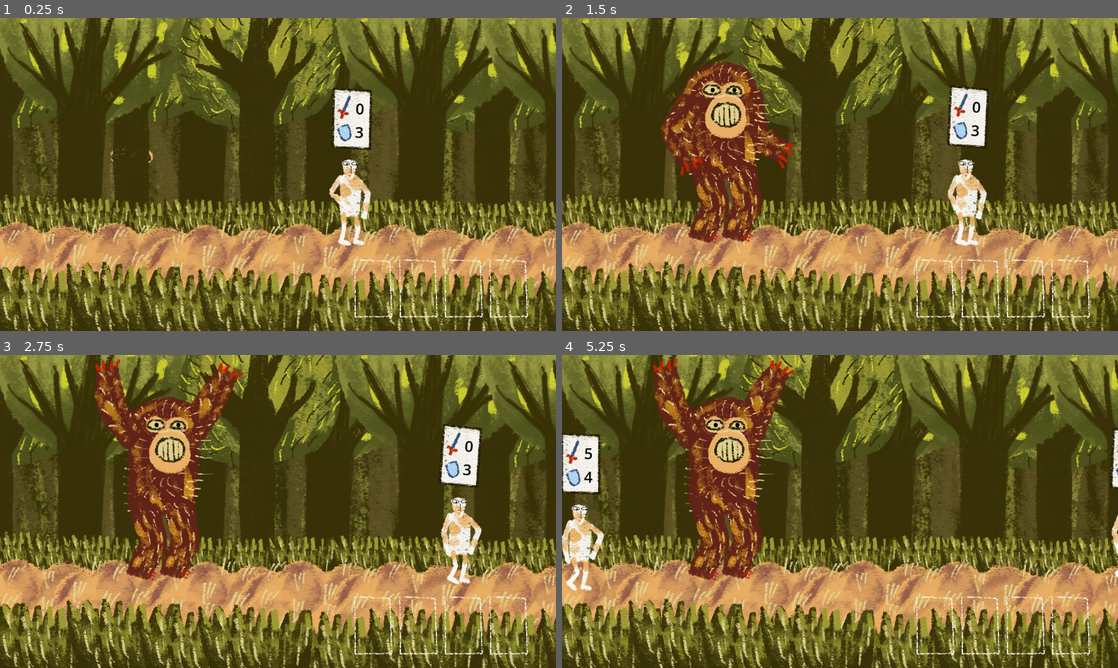
Above: before the commit, frames 1-4 (two rows, left to right).
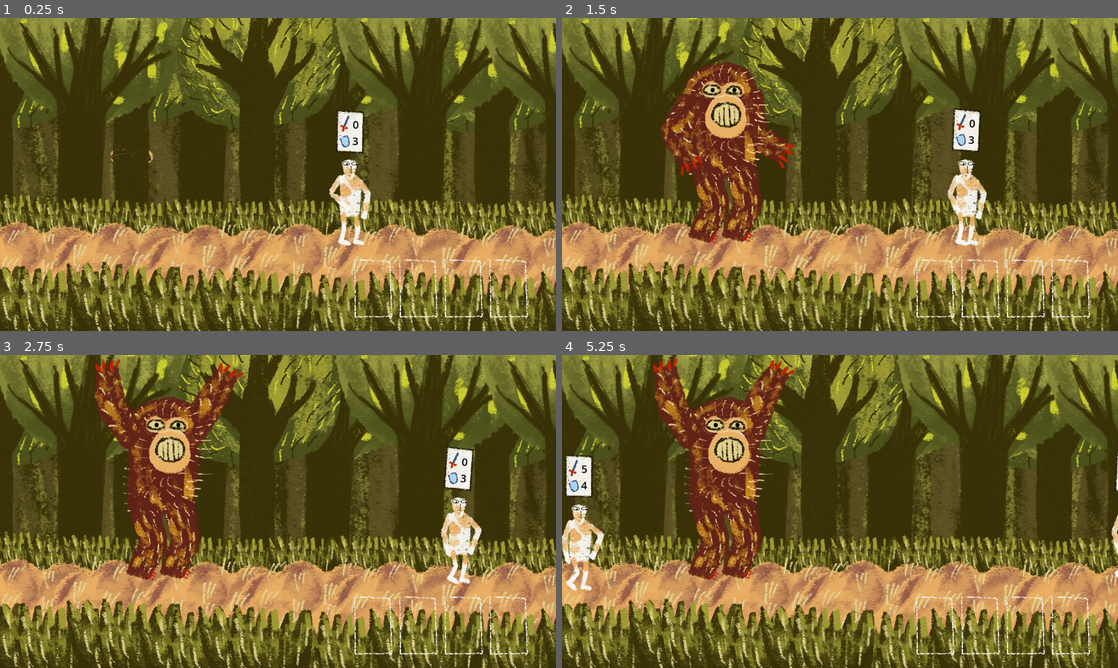
Above: after the commit, the same moments.

Repository: fguillen/The-Forest-Monster-and-the-Cards-Championship
Game: Godot game, scene res://testing/forest.tscn
Two runs of this game, one before a commit and one after it. Both use one fixed random seed, a clock stepped at 60 frames per second and the inputs below.
Inputs (mouse positions are in pixels of both pictures, inside the frame that each line leads up to):
- Up to frame 1 (0.25 s): no input
- Up to frame 2 (1.5 s): tap Enter (ui_accept) at 0.5, 0.77 s; move the mouse to (962, 158) at 0.52 s; hold Right (ui_right) 0.53-1.28 s; click (962, 158) at 0.67 s; move the mouse to (728, 190) at 1.27 s; hold Down (ui_down) from 1.28 s (still down)
- Up to frame 3 (2.75 s): tap Enter (ui_accept) at 1.52 s; move the mouse to (333, 442) at 2.02 s; release Down (ui_down) at 2.03 s; hold Right (ui_right) from 2.03 s (still down)
- Up to frame 4 (5.25 s): move the mouse to (812, 574) at 2.77 s; release Right (ui_right) at 2.78 s; hold Up (ui_up) 2.78-3.53 s; click (812, 574) at 2.92 s; tap Enter (ui_accept) at 3.02, 3.77, 4.52 s; move the mouse to (1006, 558) at 3.52 s; hold Left (ui_left) 3.53-5.03 s; move the mouse to (673, 464) at 4.27 s; move the mouse to (867, 511) at 5.02 s; hold Down (ui_down) from 5.03 s (still down); click (867, 511) at 5.17 s

The runs differ from the first frame. In frame 1, 1.1% of the frame differs, in the area x 59-67%, y 22-44%; in frame 2, 1.1%; in frame 3, 1.1%; in frame 4, 1.3%, in the area x 0-100%, y 23-46%.

Commit message:
Smaller card in paseants

Diff:
--- a/actors/paseant.tscn
+++ b/actors/paseant.tscn
@@ -501,10 +501,12 @@
 [node name="ArmRight" type="Bone2D" parent="Polygons/Skeleton2D/Hip"]
 position = Vector2(-25, -73)
 rest = Transform2D(1, 0, 0, 1, -25, -73)
+metadata/_local_pose_override_enabled_ = true
 
 [node name="ForearmRight" type="Bone2D" parent="Polygons/Skeleton2D/Hip/ArmRight"]
 position = Vector2(-35, 2)
 rest = Transform2D(1, 0, 0, 1, -35, 2)
+metadata/_local_pose_override_enabled_ = true
 
 [node name="HandRight" type="Bone2D" parent="Polygons/Skeleton2D/Hip/ArmRight/ForearmRight"]
 position = Vector2(-45, 2)
@@ -520,11 +522,13 @@
 position = Vector2(19, -73)
 rotation = -0.0239745
 rest = Transform2D(0.999713, -0.0239722, 0.0239722, 0.999713, 19, -73)
+metadata/_local_pose_override_enabled_ = true
 
 [node name="ForearmLeft" type="Bone2D" parent="Polygons/Skeleton2D/Hip/ArmLeft"]
 position = Vector2(40, 0)
 rotation = -0.0246668
 rest = Transform2D(0.999696, -0.0246643, 0.0246643, 0.999696, 40, 0)
+metadata/_local_pose_override_enabled_ = true
 
 [node name="HandLeft" type="Bone2D" parent="Polygons/Skeleton2D/Hip/ArmLeft/ForearmLeft"]
 position = Vector2(45.0089, 1.14867)
@@ -539,12 +543,14 @@
 [node name="LegRight" type="Bone2D" parent="Polygons/Skeleton2D/Hip"]
 position = Vector2(-16, 9)
 rest = Transform2D(1, 0, 0, 1, -16, 9)
+metadata/_local_pose_override_enabled_ = true
 
 [node name="CalfRight" type="Bone2D" parent="Polygons/Skeleton2D/Hip/LegRight"]
 position = Vector2(3.00128, 34.0025)
 rotation = -0.741765
 scale = Vector2(0.999977, 0.999977)
 rest = Transform2D(1, 0, 0, 1, 3, 34)
+metadata/_local_pose_override_enabled_ = true
 
 [node name="FootRight" type="Bone2D" parent="Polygons/Skeleton2D/Hip/LegRight/CalfRight"]
 position = Vector2(0, 31)
@@ -559,10 +565,12 @@
 [node name="LegLeft" type="Bone2D" parent="Polygons/Skeleton2D/Hip"]
 position = Vector2(12, 11)
 rest = Transform2D(1, 0, 0, 1, 12, 11)
+metadata/_local_pose_override_enabled_ = true
 
 [node name="CalfLeft" type="Bone2D" parent="Polygons/Skeleton2D/Hip/LegLeft"]
 position = Vector2(3, 34)
 rest = Transform2D(1, 0, 0, 1, 3, 34)
+metadata/_local_pose_override_enabled_ = true
 
 [node name="FootLeft" type="Bone2D" parent="Polygons/Skeleton2D/Hip/LegLeft/CalfLeft"]
 position = Vector2(0, 31)
@@ -593,7 +601,8 @@
 }
 
 [node name="Card" parent="." instance=ExtResource("3_hied0")]
-position = Vector2(180, -44)
+position = Vector2(176, -21)
+scale = Vector2(0.7, 0.7)
 
 [node name="CollisionShape2D" type="CollisionShape2D" parent="."]
 position = Vector2(175, 101)
